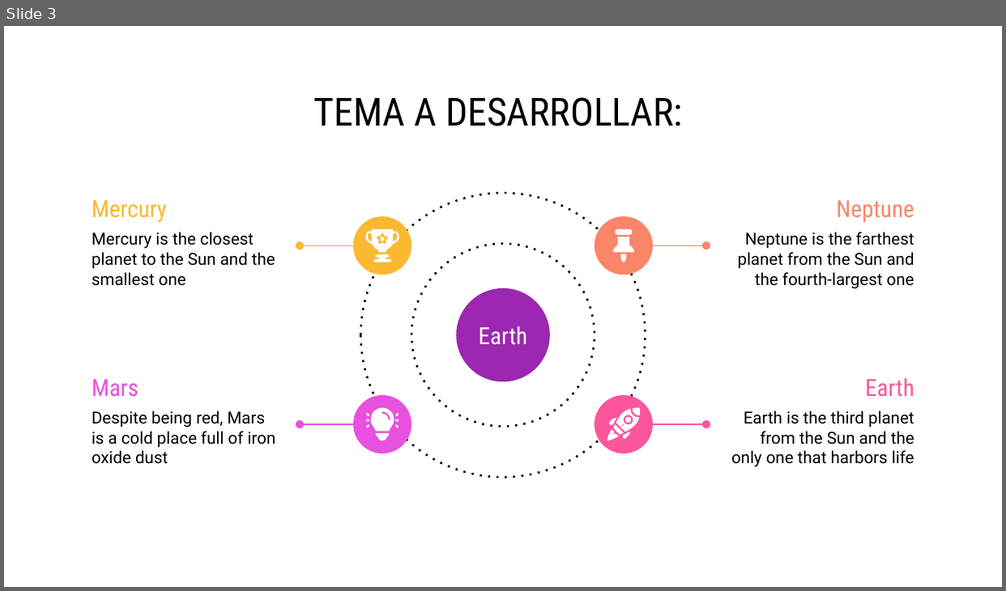
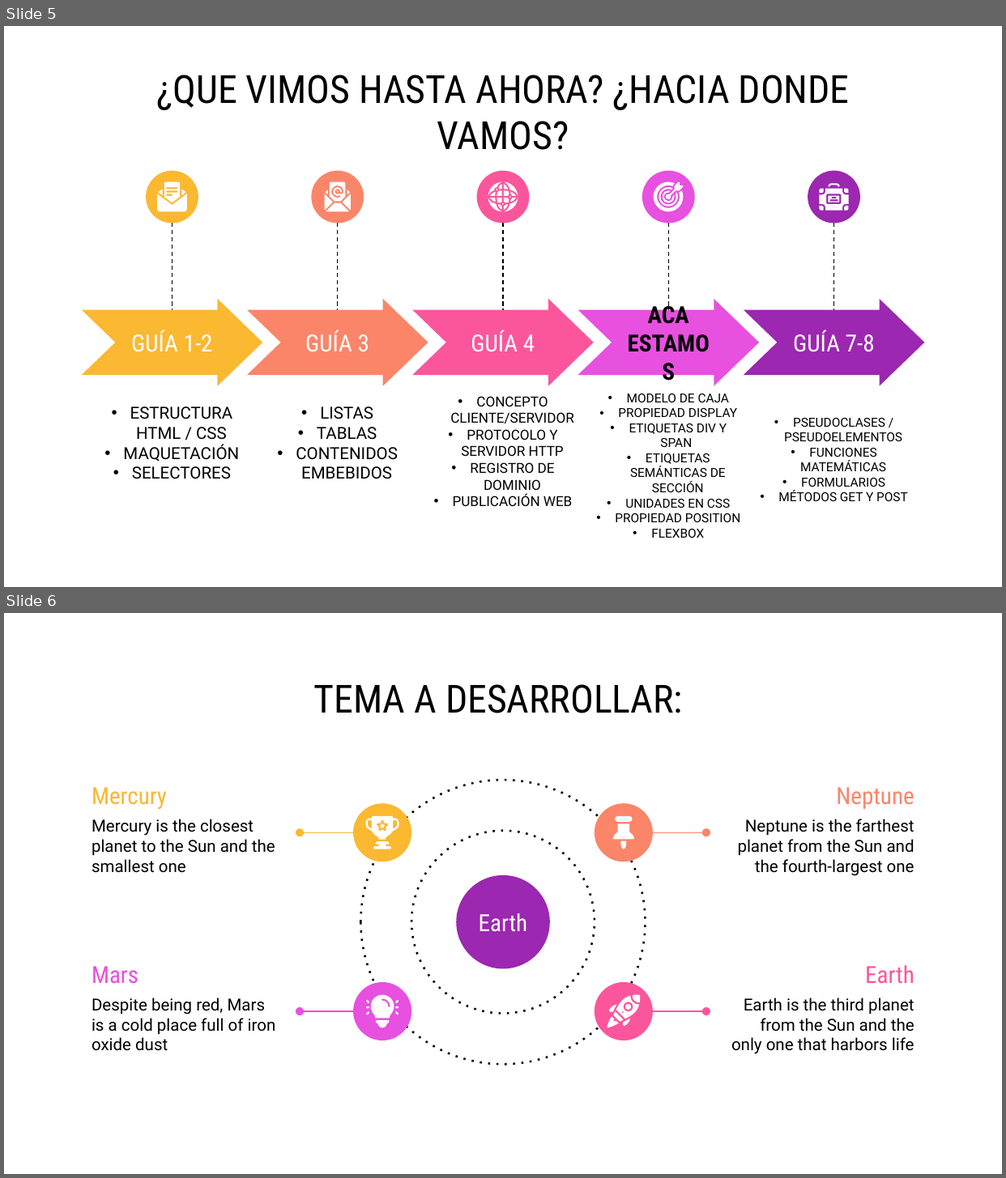
Before and after one commit to marianomorel/maestria-repo, a slide deck: INFOGRAFIA - CONCURSO - MARIANO MOREL.pptx. Shown one above the other, each under a label of ours: slide 3 before the commit, slides 5 and 6 after it. The pictures are 1006x591 and 1006x1178 pixels, drawn with LibreOffice and Linux fonts; fonts in the diff are those of the drawing. Boxes give left, top, right and bottom in pixels: in the first picture for what was removed or moved away, otherwise in the second. Text is boxed around its words. In the diff, an @@ line names an element or a change of style, - is before the commit and + after.

```diff
--- a/INFOGRAFIA - CONCURSO - MARIANO MOREL.pptx
+++ b/INFOGRAFIA - CONCURSO - MARIANO MOREL.pptx
@@ slide 5 added at box(4, 26, 1002, 587), background #FFFFFF @@
@@ title added at box(156, 75, 850, 150), 28 pt, text #000000 @@
+¿QUE VIMOS HASTA AHORA? ¿HACIA DONDE VAMOS?
@@ group added at box(156, 182, 186, 211): 4 freeform shapes @@
@@ group added at box(324, 182, 351, 211): 7 freeform shapes @@
@@ group added at box(654, 182, 684, 211): 4 freeform shapes @@
@@ group added at box(820, 184, 848, 211): 7 freeform shapes @@
@@ group added at box(488, 182, 518, 211): 19 freeform shapes @@
@@ group added at box(82, 171, 262, 480): 1 line, 1 ellipse, 1 text, 1 notched right arrow @@
+• ESTRUCTURA HTML / CSS
+• MAQUETACIÓN
+• SELECTORES
+GUÍA 1-2
@@ group added at box(246, 171, 427, 480): 1 line, 1 ellipse, 1 notched right arrow, 1 text @@
+GUÍA 3
+• LISTAS
+• TABLAS
+• CONTENIDOS EMBEBIDOS
@@ group added at box(412, 171, 593, 506): 1 line, 1 ellipse, 1 notched right arrow, 1 text @@
+GUÍA 4
+• CONCEPTO CLIENTE/SERVIDOR
+• PROTOCOLO Y SERVIDOR HTTP
+• REGISTRO DE DOMINIO
+• PUBLICACIÓN WEB
@@ group added at box(577, 171, 758, 538): 1 line, 1 ellipse, 1 notched right arrow, 1 text @@
+ACA ESTAMOS
+• MODELO DE CAJA
+• PROPIEDAD DISPLAY
+• ETIQUETAS DIV Y SPAN
+• ETIQUETAS SEMÁNTICAS DE SECCIÓN
+• UNIDADES EN CSS
+• PROPIEDAD POSITION
+• FLEXBOX
@@ group added at box(744, 171, 924, 501): 1 line, 1 ellipse, 1 notched right arrow, 1 text @@
+GUÍA 7-8
+• PSEUDOCLASES / PSEUDOELEMENTOS
+• FUNCIONES MATEMÁTICAS
+• FORMULARIOS
+• MÉTODOS GET Y POST
@@ what was slide 3 is now slide 6 @@
```
Also in this commit, not shown: 3 slides changed, 1 other slide added, 2 slides removed, 3 other files.
